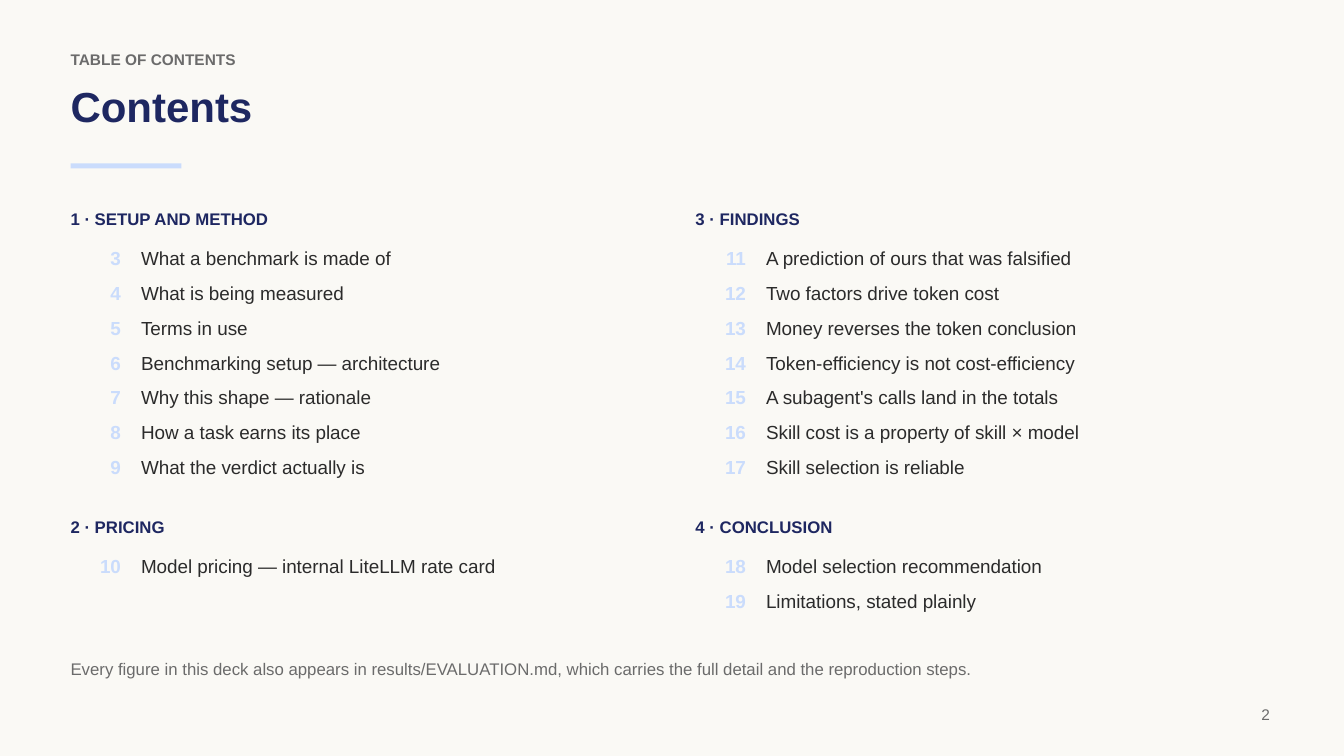
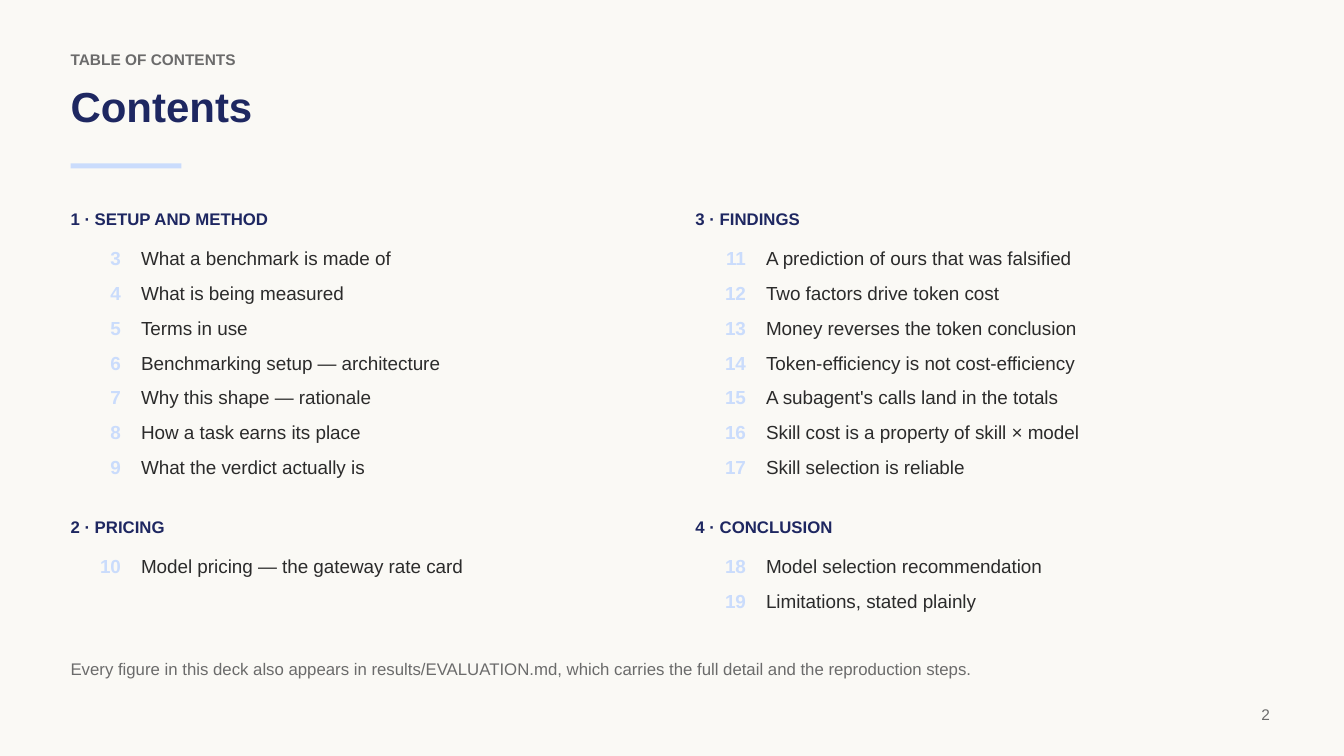
Before and after one commit to rossoctl/autobench-claudecode, a slide deck: slide 2 of results/autobench-claudecode-summary.pptx. Drawn at 1344x756 pixels with LibreOffice and Linux fonts; fonts in the diff are those of the drawing. Boxes give left, top, right and bottom in pixels: in the first picture for what was removed or moved away, otherwise in the second. Text is boxed around its words. In the diff, an @@ line names an element or a change of style, - is before the commit and + after.

```diff
--- a/results/autobench-claudecode-summary.pptx
+++ b/results/autobench-claudecode-summary.pptx
@@ text at bbox=[141, 559, 463, 577]: text changed @@
-Model pricing — internal LiteLLM rate card
+Model pricing — the gateway rate card
```
Also in this commit, not shown: 3 other slides changed, 2 other files.
